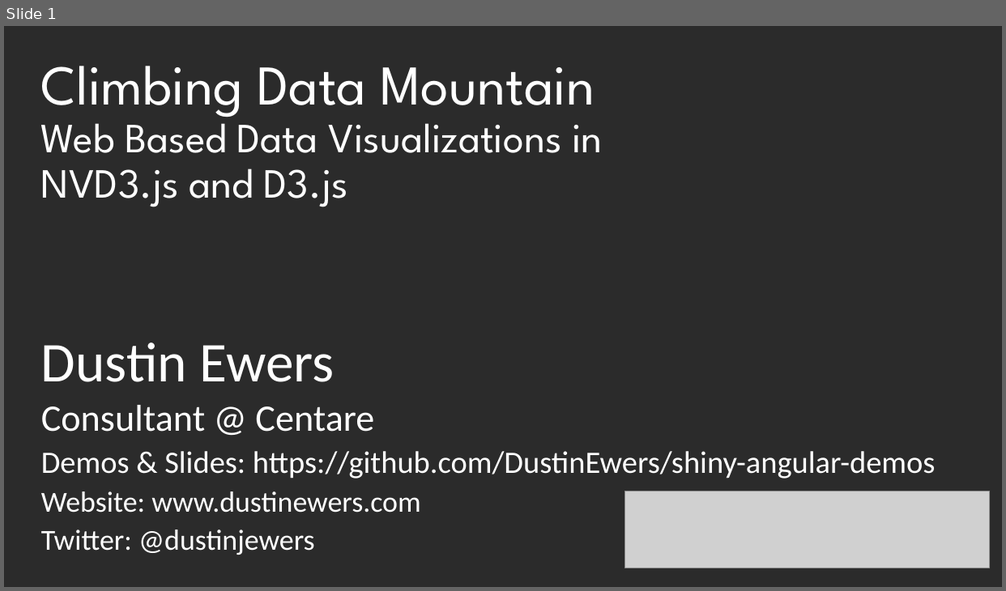
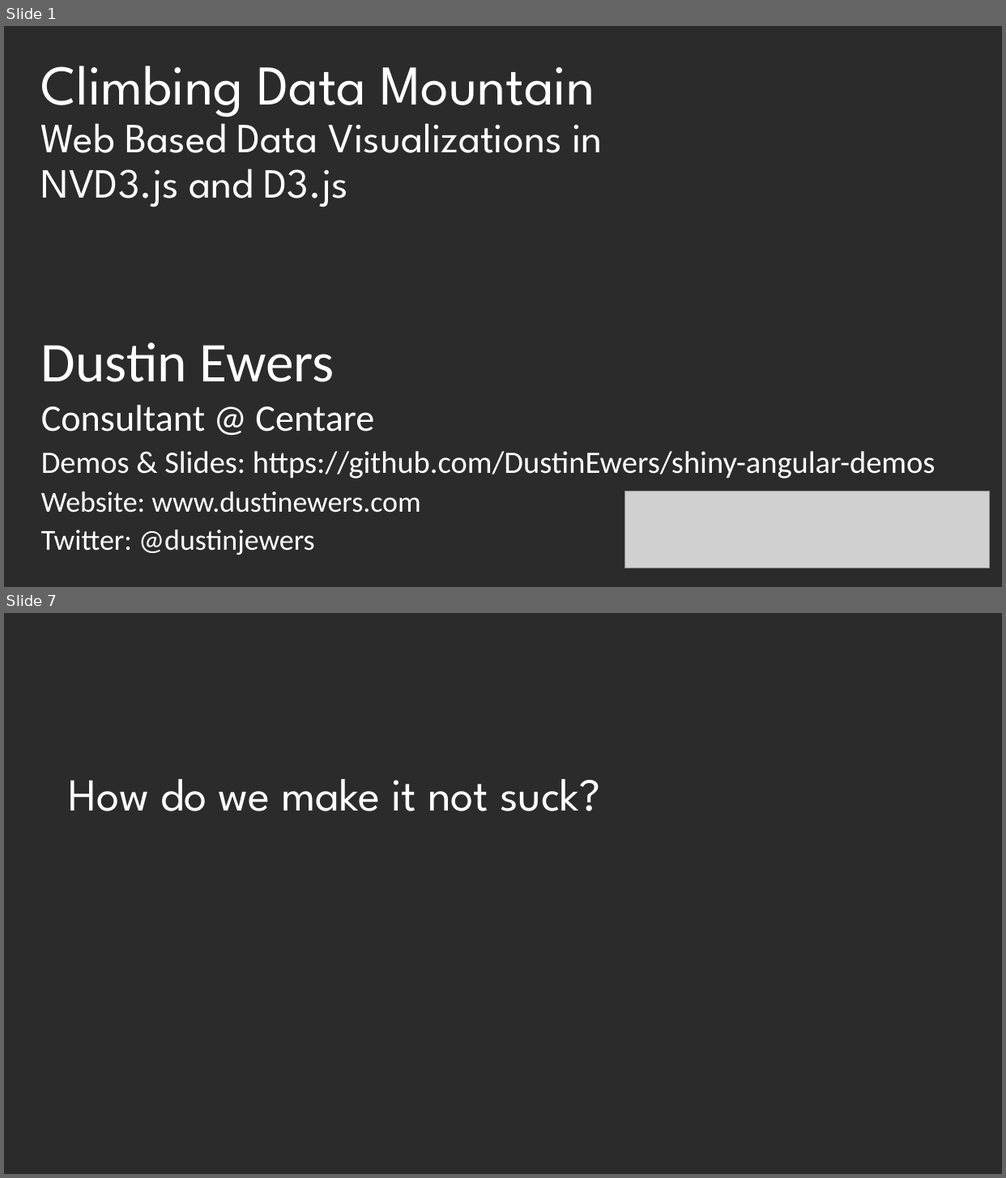
Before and after one commit to DustinEwers/d3-demos-data-mountain, a slide deck: slides/slides.pptx. Shown one above the other, each under a label of ours: slide 1 before the commit, slides 1 and 7 after it; the slides between them are not shown. The pictures are 1006x591 and 1006x1178 pixels, drawn with LibreOffice and Linux fonts; fonts in the diff are those of the drawing; grey boxes stand for pictures; background and template pictures are left out; a plain dark background stands for a picture behind light text. Boxes give left, top, right and bottom in pixels: in the first picture for what was removed or moved away, otherwise in the second. Text is boxed around its words. In the diff, an @@ line names an element or a change of style, - is before the commit and + after.

```diff
--- a/slides/slides.pptx
+++ b/slides/slides.pptx
@@ slide 7 added at [4, 613, 1002, 1174], background picture (left out) @@
@@ title added at [68, 779, 600, 811], 44 pt, text #FFFFFF @@
+How do we make it not suck?
```
Also in this commit, not shown: 1 slide changed, 19 other slides added, 1 slide removed.
